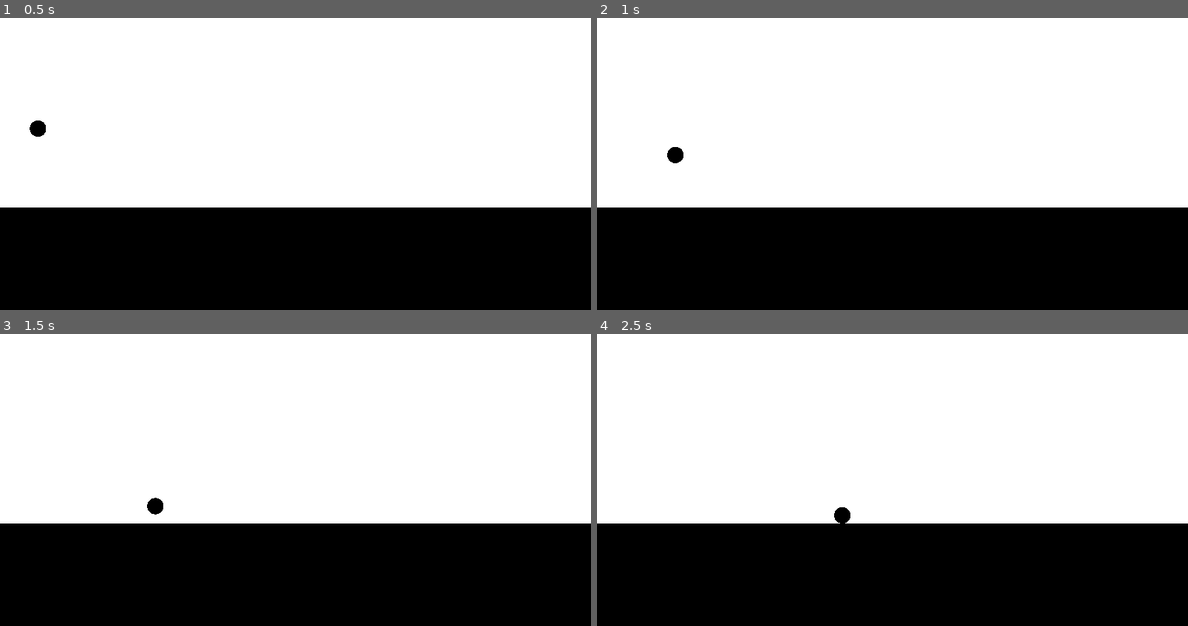
Above: before the commit, frames 1-4 (two rows, left to right).
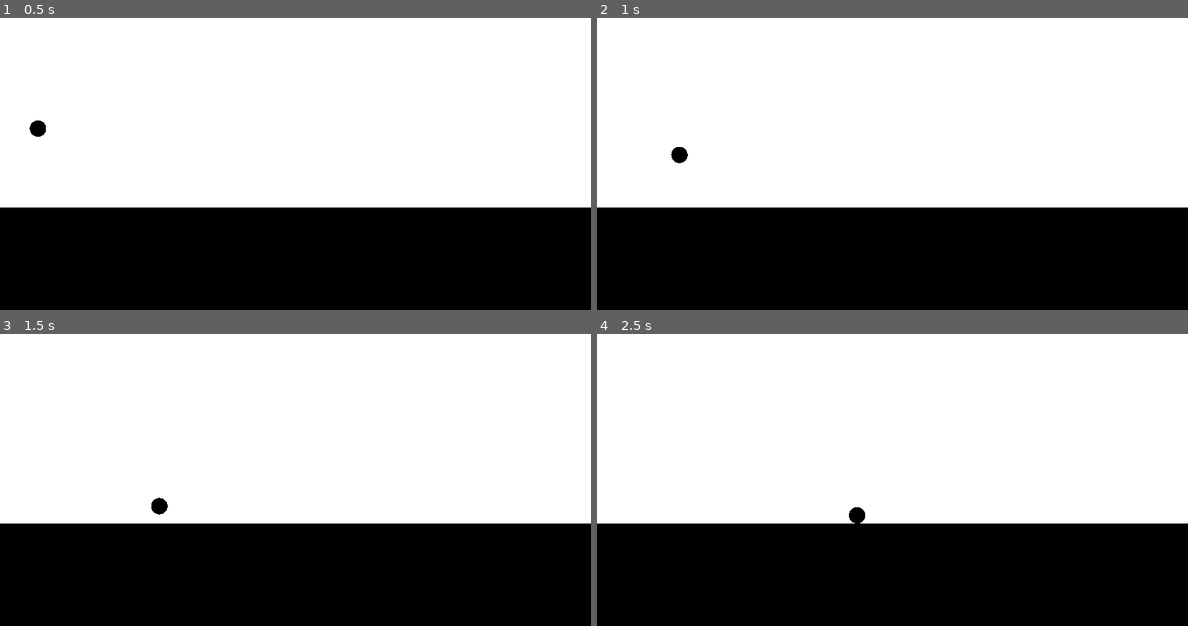
Above: after the commit, the same moments.

Repository: pedro-nadolny/AberrationJam
Game: Godot game, scene res://world.tscn
Same seed, same stepped clock (60 frames per second), same inputs: the game is played once before the commit and once after it.
Inputs:
- Up to frame 1 (0.5 s): no input
- Up to frame 2 (1 s): hold Right (move_right) from 0.53 s (still down); tap Space (jump) at 0.77 s
- Up to frame 3 (1.5 s): keep holding Right (move_right)
- Up to frame 4 (2.5 s): tap Space (jump) at 1.52 s; release Right (move_right) at 2.03 s; hold Left (move_left) from 2.03 s (still down)

Frame 1 is identical in both runs. In frame 2, less than 0.1% of the frame differs, in the area x 11-16%, y 44-50%; in frame 3, less than 0.1%; in frame 4, 0.2%, in the area x 40-46%, y 59-65%.

Commit message:
dump horizontal movement only on floor

Diff:
--- a/PlayerController.gd
+++ b/PlayerController.gd
@@ -9,7 +9,10 @@
 
 var max_jumps = 2
 var jumps_available = 0
+
 var is_dashing: bool = false
+var max_dashes = 1
+var dashes_available = 0
 
 func _physics_process(delta):
 	apply_gravity(delta)
@@ -28,7 +31,10 @@
 	var input = Input.get_axis("move_left", "move_right")
 	var acc = input * max_horizontal_acc
 	velocity.x += acc * delta
-	velocity.x = lerp(velocity.x, 0.0, pow(0.5, horizontal_dumping * delta))
+
+	if is_on_floor():
+		velocity.x = lerp(velocity.x, 0.0, pow(0.5, horizontal_dumping * delta))
+
 	velocity.x = clampf(velocity.x , -max_horizontal_speed, max_horizontal_speed)
 
 	if abs(velocity.x) < 5:
@@ -43,3 +49,9 @@
 
 	jumps_available -= 1
 	velocity.y = -jump_force
+
+func dash_input(delta):
+	if dashes_available == 0:
+		return
+
+	velocity.x += signf(velocity.x)
